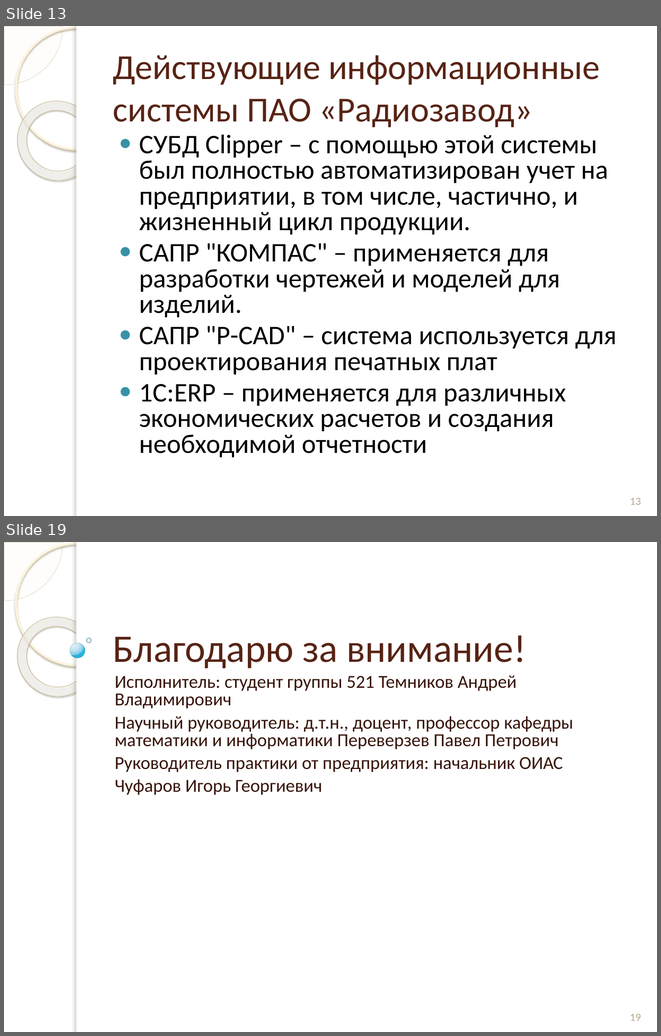
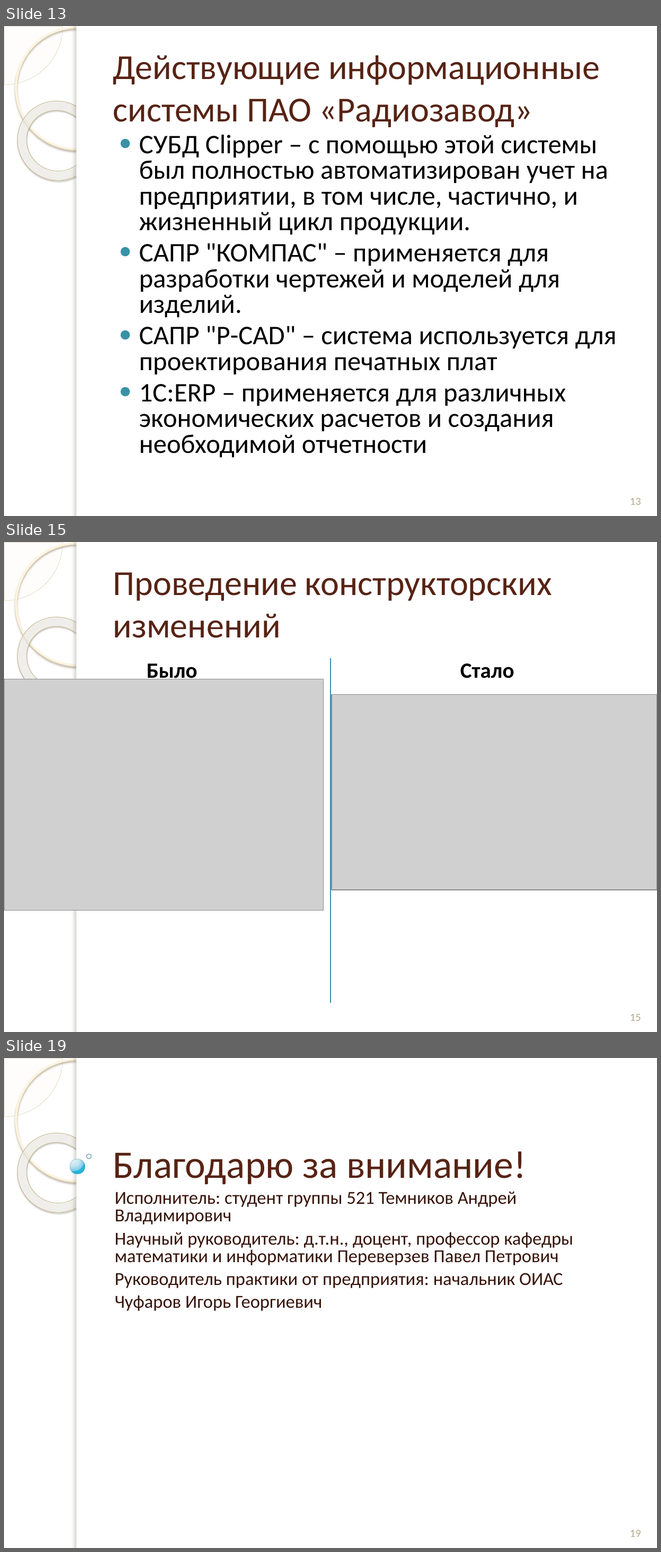
Before and after one commit to andreytemn/university, a slide deck: diplom/презентация к отчету.pptx. Shown one above the other, each under a label of ours: slides 13 and 19 before the commit, slides 13, 15 and 19 after it; the slides between them are not shown. The pictures are 661x1036 and 661x1552 pixels, drawn with LibreOffice and Linux fonts; fonts in the diff are those of the drawing; grey boxes stand for pictures; background and template pictures are left out. Boxes give left, top, right and bottom in pixels: in the first picture for what was removed or moved away, otherwise in the second. Text is boxed around its words. In the diff, an @@ line names an element or a change of style, - is before the commit and + after.

```diff
--- a/diplom/презентация к отчету.pptx
+++ b/diplom/презентация к отчету.pptx
@@ slide 15 added at (4,542,657,1032), background picture (left out); not listed: 5 template elements that a slide beside it also shows @@
@@ title added at (113,572,552,638), 38.7 pt, text #572314 @@
+Проведение конструкторских изменений
@@ text added at (147,663,197,684), 24 pt, text #000000, bold @@
+Было
@@ line added from (330, 658) to (330, 1003), #3891A7 0.75 pt @@
@@ text added at (460,663,514,678), 24 pt, text #000000, bold @@
+Стало
@@ picture added at (4,679,323,910) @@
@@ picture added at (332,694,657,889) @@
@@ page number added at (630,1014,641,1021), 12 pt, text #B6A98A @@
+15
```
Also in this commit, not shown: 1 slide changed, 3 other slides added, 4 slides removed, 4 other files.
